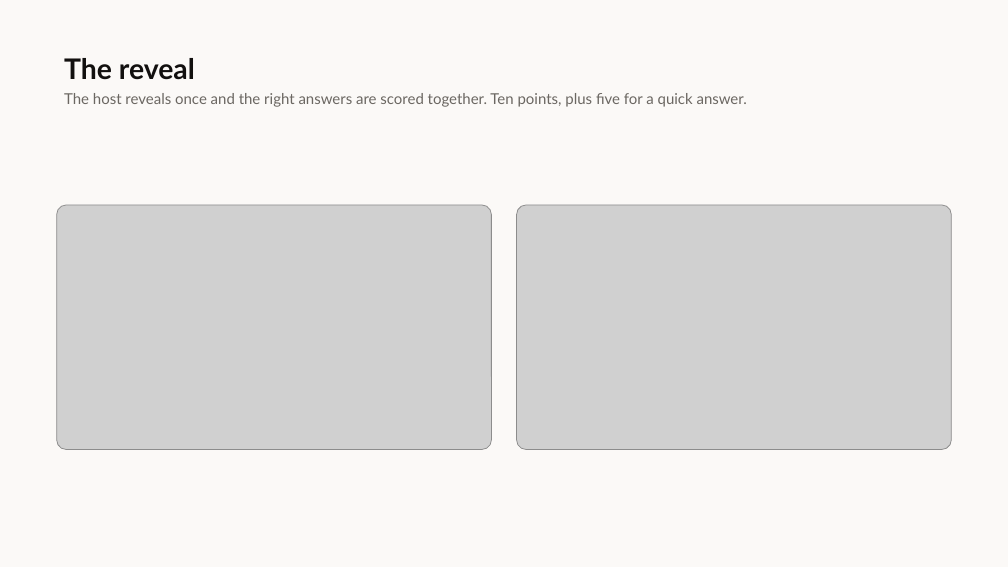
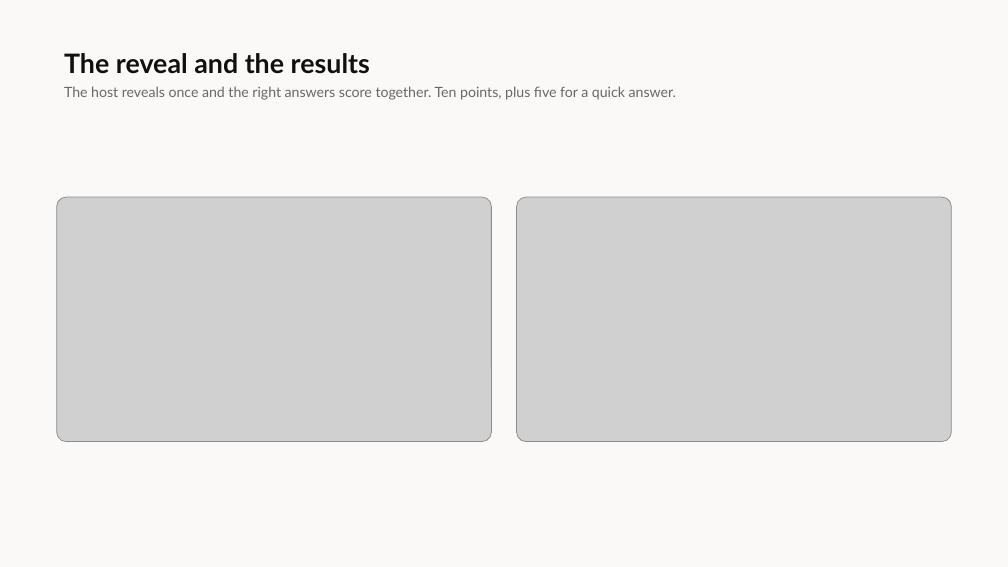
Before and after one commit to Herman-Gathege/Mshikaki-Meetings-App, a slide deck: slide 6 of docs/presentations/Mshikaki-Walkthrough.pptx (slide 7 before the commit). Drawn at 1008x567 pixels with LibreOffice and Linux fonts; fonts in the diff are those of the drawing; grey boxes stand for pictures. Boxes give left, top, right and bottom in pixels: in the first picture for what was removed or moved away, otherwise in the second. Text is boxed around its words. In the diff, an @@ line names an element or a change of style, - is before the commit and + after.

```diff
--- a/docs/presentations/Mshikaki-Walkthrough.pptx
+++ b/docs/presentations/Mshikaki-Walkthrough.pptx
@@ text at (x1=64, y1=53, x2=370, y2=74): text changed; size 27 to 25.5 pt @@
-The reveal
+The reveal and the results
@@ text at (x1=64, y1=86, x2=676, y2=100): text changed; size 14.2 to 13.5 pt @@
-The host reveals once and the right answers are scored together. Ten points, plus five for a quick answer.
+The host reveals once and the right answers score together. Ten points, plus five for a quick answer.
@@ picture moved from (x1=57, y1=205, x2=492, y2=449) to (x1=57, y1=197, x2=492, y2=442) @@
@@ picture moved from (x1=516, y1=205, x2=951, y2=449) to (x1=516, y1=197, x2=951, y2=442) @@
```
Also in this commit, not shown: 7 other slides changed, 6 slides added, 5 slides removed.
